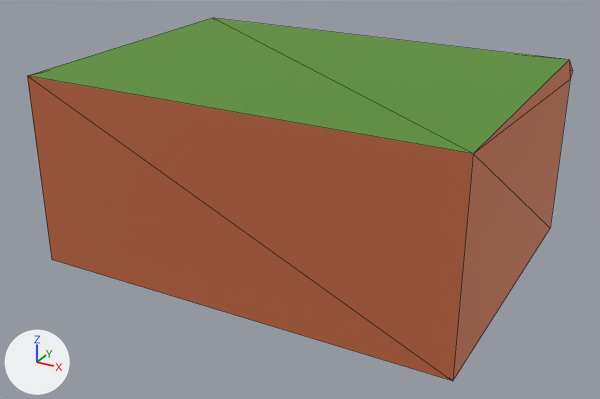
A saved change to the glTF model assets/models/tiles/tile_island_edge.glb.
Camera for both pictures: a 50 mm camera at (0.695, -1.408, 0.384) aimed at (-0.006, -0.133, -0.254). Every picture has the same lights, and +X, +Y and +Z are marked at lower left. The older version comes first. Mesh edges are drawn as thin lines. Vertices at exactly the same position are counted once.

Script lines for the objects in view, before the commit:
```python
me_tile_cliff_straight_mesh_005 = bpy.data.meshes.new('Tile_Cliff_Straight_Mesh.005')
me_tile_cliff_straight_mesh_005.from_pydata(...)  # 12 vertices, 20 faces; spans x -0.4..0.4, y -0.4..0.216, z -0.36..0.0
me_tile_cliff_straight_mesh_005.materials.append(mat_gradient)
ob_tile_cliff_straight_export = bpy.data.objects.new('Tile_Cliff_Straight_Export', me_tile_cliff_straight_mesh_005)
ob_tile_cliff_straight_export.location = (0.0, 0.0, 0.0)
```
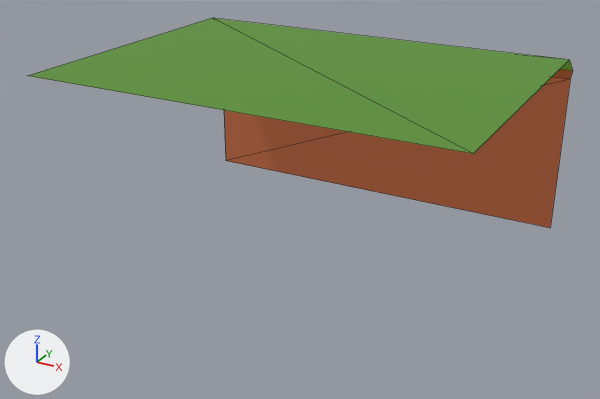
Where the change shows, as pixel boxes [x1, y1, x2, y2] in the pictures (600 x 399 px):
'Tile_Cliff_Straight_Export', reshaped (42% shorter)
    before: [27, 18, 573, 381]
    after: [28, 18, 573, 228]
part 1 of me_tile_cliff_straight_mesh_005, deleted (brown)
    before: [27, 60, 573, 381]

Edits to the bpy script that builds the scene:
```text
Change me_tile_cliff_straight_mesh_005:
    used by ob_tile_cliff_straight_export; location = (0.0, 0.0, 0.0)
    remove me_tile_cliff_straight_mesh_005.from_pydata(...)  # 12 vertices, 20 faces; spans x -0.4..0.4, y -0.4..0.216, z -0.36..0.0
    add me_tile_cliff_straight_mesh_005.from_pydata(...)  # 10 vertices, 8 faces; spans x -0.4..0.4, y -0.4..0.216, z -0.36..0.0
    me_tile_cliff_straight_mesh_005 part 1
    2 vertices are removed from x -0.4..0.4, y -0.4, z -0.36
    12 faces are deleted
```
